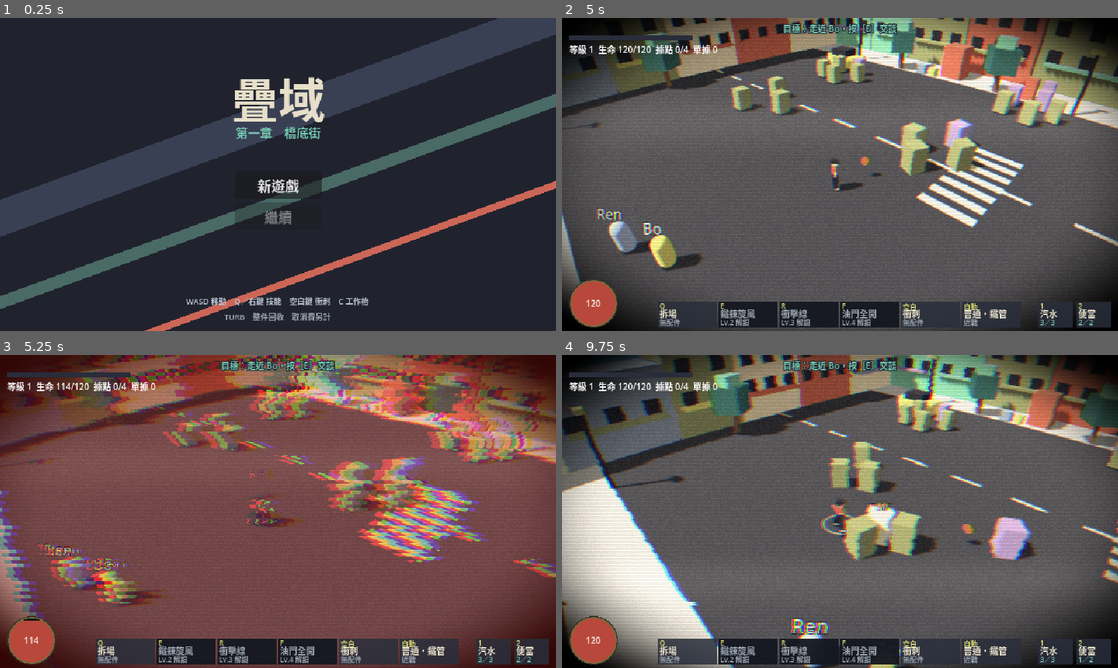
Above: before the commit, frames 1-4 (two rows, left to right).
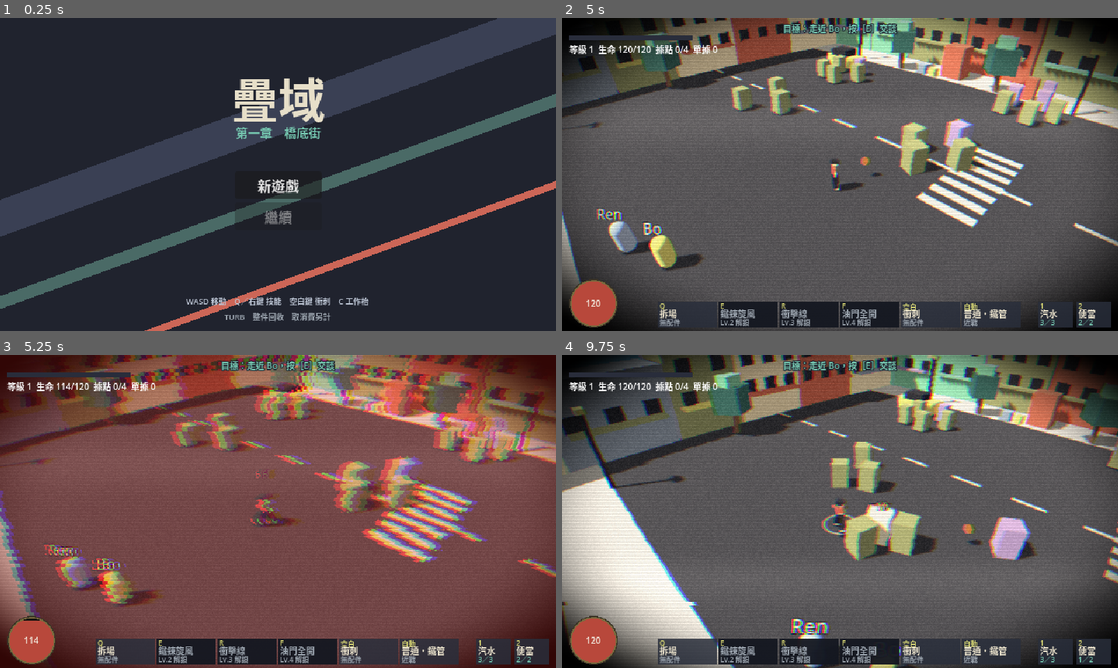
Above: after the commit, the same moments.

Repository: yauchai2/Game-Lab-2
Game: Godot game, scene res://game/title.tscn
Same seed, same stepped clock (60 frames per second), same inputs: the game is played once before the commit and once after it.
Inputs (mouse positions are in pixels of both pictures, inside the frame that each line leads up to):
- Up to frame 1 (0.25 s): no input
- Up to frame 2 (5 s): click "新遊戲" at 0.5 s; click "選擇" at 1.25 s; tap Enter at 2 s; move the mouse to (962, 158) at 2.02 s; hold D 2.03-2.75 s; tap E at 2.1 s; click (962, 158) at 2.17 s; tap Space at 2.27 s; drag from (728, 190) to (812, 237) at 2.77 s; move the mouse to (895, 105) at 3.52 s; hold D 3.53-4.25 s; tap Keypad Enter at 3.6 s; drag from (812, 237) to (673, 127) at 4.27 s
- Up to frame 3 (5.25 s): move the mouse to (444, 558) at 5.02 s; hold A from 5.03 s (still down); tap R at 5.1 s
- Up to frame 4 (9.75 s): tap Space at 5.27, 8.27 s; release A at 5.75 s; drag from (673, 464) to (756, 433) at 5.77 s; move the mouse to (867, 511) at 6.52 s; hold S 6.53-7.25 s; tap F at 6.6 s; click (867, 511) at 6.67 s; drag from (756, 433) to (728, 527) at 7.27 s; move the mouse to (962, 495) at 8.02 s; hold W 8.03-8.75 s; tap 2 at 8.1 s; drag from (728, 527) to (812, 574) at 8.77 s; move the mouse to (895, 442) at 9.52 s; hold S from 9.53 s (still down); hold Alt from 9.53 s (still down)

Frames 1-2 are identical in both runs. In frame 3, 13% of the frame differs, in the area x 0-100%, y 0-85%; in frame 4, 2.4%.

Commit message:
擋住視線的建築與樹自動變半透明；調低 VHS 衝擊強度
Co-Authored-By: Claude Sonnet 5.5 <noreply@anthropic.com>
Claude-Session: https://claude.ai/code/session_018tqqU7rwEZ4u67toavQ9ri

Diff:
--- a/game/scripts/street.gd
+++ b/game/scripts/street.gd
@@ -13,6 +13,45 @@
 
 var rng := RandomNumberGenerator.new()
 
+## 擋住鏡頭與玩家之間視線的建築與樹會變半透明。
+const FADE_ALPHA := 0.2
+const FADE_MARGIN := 0.8
+var occluders: Array = []
+
+func _register_occluder(node: Node3D, box: AABB) -> void:
+	occluders.append({"node": node, "box": box.grow(FADE_MARGIN), "alpha": 1.0, "mats": []})
+
+func _collect_mats(o: Dictionary) -> Array:
+	if o["mats"].is_empty():
+		for c in o["node"].find_children("*", "MeshInstance3D", true, false):
+			if c.material_override is StandardMaterial3D:
+				o["mats"].append(c.material_override)
+	return o["mats"]
+
+func _set_alpha(o: Dictionary, a: float) -> void:
+	var was: float = o["alpha"]
+	o["alpha"] = a
+	for m: StandardMaterial3D in _collect_mats(o):
+		if a < 0.999:
+			m.transparency = BaseMaterial3D.TRANSPARENCY_ALPHA
+			m.albedo_color.a = a
+		elif was < 0.999:
+			m.transparency = BaseMaterial3D.TRANSPARENCY_DISABLED
+			m.albedo_color.a = 1.0
+
+func _process(delta: float) -> void:
+	var cam := get_viewport().get_camera_3d()
+	var player := get_tree().get_first_node_in_group("player")
+	if cam == null or player == null:
+		return
+	var a := cam.global_position
+	var b: Vector3 = player.global_position + Vector3(0, 1.0, 0)
+	for o in occluders:
+		var target := FADE_ALPHA if (o["box"] as AABB).intersects_segment(a, b) != null else 1.0
+		var cur: float = o["alpha"]
+		if not is_equal_approx(cur, target):
+			_set_alpha(o, move_toward(cur, target, delta * 4.0))
+
 func _ready() -> void:
 	rng.seed = 7
 	_setup_environment()
@@ -26,7 +65,7 @@
 	m.roughness = 1.0
 	return m
 
-func _box(pos: Vector3, size: Vector3, color: Color, collide := false) -> Node3D:
+func _box(pos: Vector3, size: Vector3, color: Color, collide := false, parent: Node = null) -> Node3D:
 	var node: Node3D
 	if collide:
 		node = StaticBody3D.new()
@@ -44,7 +83,7 @@
 	mi.material_override = _mat(color)
 	node.add_child(mi)
 	node.position = pos
-	add_child(node)
+	(parent if parent != null else self).add_child(node)
 	return node
 
 func _setup_environment() -> void:
@@ -73,7 +112,10 @@
 		_box(Vector3(10.0, 0.02, i * 1.1), Vector3(3.0, 0.03, 0.55), CHALK)
 
 func _facade(pos: Vector3, size: Vector3, color: Color, face_dir: Vector3) -> void:
-	_box(pos, size, color, true)
+	var group := Node3D.new()
+	add_child(group)
+	_register_occluder(group, AABB(pos - size / 2.0, size))
+	_box(pos, size, color, true, group)
 	# windows on the visible face
 	var cols := maxi(int(size.x / 2.2) if absf(face_dir.z) > 0.5 else int(size.z / 2.2), 1)
 	var rows := maxi(int((size.y - 3.0) / 2.6), 1)
@@ -89,13 +131,13 @@
 			else:
 				win_pos.z += along * size.z
 				win_size = Vector3(0.08, 1.3, 1.2)
-			_box(win_pos, win_size, NAVY)
+			_box(win_pos, win_size, NAVY, false, group)
 	# shop awning on the ground floor
 	var awning_color: Color = BUILDING_COLORS[rng.randi() % BUILDING_COLORS.size()]
 	if absf(face_dir.z) > 0.5:
-		_box(pos - Vector3(0, size.y / 2.0 - 2.6, 0) + face_dir * (size.z / 2.0 + 0.5), Vector3(size.x * 0.8, 0.25, 1.2), awning_color)
+		_box(pos - Vector3(0, size.y / 2.0 - 2.6, 0) + face_dir * (size.z / 2.0 + 0.5), Vector3(size.x * 0.8, 0.25, 1.2), awning_color, false, group)
 	else:
-		_box(pos - Vector3(0, size.y / 2.0 - 2.6, 0) + face_dir * (size.x / 2.0 + 0.5), Vector3(1.2, 0.25, size.z * 0.8), awning_color)
+		_box(pos - Vector3(0, size.y / 2.0 - 2.6, 0) + face_dir * (size.x / 2.0 + 0.5), Vector3(1.2, 0.25, size.z * 0.8), awning_color, false, group)
 
 func _build_buildings() -> void:
 	# back row (z-), seen from the camera
@@ -123,10 +165,13 @@
 		_box(p + Vector3(0, 5.1, 0), Vector3(1.0, 0.3, 0.5), Color("D6D573"))
 	# trees
 	for p in [Vector3(-6, 0, -15.5), Vector3(5, 0, -15.5), Vector3(-19, 0, 6), Vector3(19, 0, -6)]:
-		_box(p + Vector3(0, 1.0, 0), Vector3(0.4, 2.0, 0.4), Color("7A5A44"), true)
-		var crown := _box(p + Vector3(0, 3.0, 0), Vector3(2.4, 2.2, 2.4), Color("35676B"))
+		var tree := Node3D.new()
+		add_child(tree)
+		_register_occluder(tree, AABB(p + Vector3(-1.2, 0.0, -1.2), Vector3(2.4, 5.0, 2.4)))
+		_box(p + Vector3(0, 1.0, 0), Vector3(0.4, 2.0, 0.4), Color("7A5A44"), true, tree)
+		var crown := _box(p + Vector3(0, 3.0, 0), Vector3(2.4, 2.2, 2.4), Color("35676B"), false, tree)
 		crown.rotation.y = 0.6
-		var top := _box(p + Vector3(0, 4.4, 0), Vector3(1.6, 1.2, 1.6), Color("75C7B0"))
+		var top := _box(p + Vector3(0, 4.4, 0), Vector3(1.6, 1.2, 1.6), Color("75C7B0"), false, tree)
 		top.rotation.y = 0.2
 	# parked yellow car
 	_box(Vector3(-11, 0.7, -11.5), Vector3(4.2, 1.1, 2.0), Color("D6D573"), true)
--- a/game/scripts/vhs.gd
+++ b/game/scripts/vhs.gd
@@ -39,8 +39,8 @@
 	float glitch = step(0.985, hash(vec2(row, floor(t * 4.0)))) * (hash(vec2(row, t)) - 0.5) * 0.02;
 	// 慢速滾動的亮帶
 	float bar = smoothstep(0.0, 0.06, fract(uv.y * 0.6 - t * 0.05)) * (1.0 - smoothstep(0.06, 0.14, fract(uv.y * 0.6 - t * 0.05)));
-	w.x += glitch + kick * (hash(vec2(row, t * 20.0)) - 0.5) * 0.03 + sin(uv.y * 40.0 + t * 3.0) * 0.0006;
-	float ca = 0.0022 + bar * 0.002 + kick * 0.012;
+	w.x += glitch + kick * (hash(vec2(row, t * 20.0)) - 0.5) * 0.012 + sin(uv.y * 40.0 + t * 3.0) * 0.0006;
+	float ca = 0.0022 + bar * 0.002 + kick * 0.008;
 	vec3 col;
 	col.r = texture(screen_tex, clamp(w + vec2(ca, 0.0), 0.0, 1.0)).r;
 	col.g = texture(screen_tex, clamp(w, 0.0, 1.0)).g;
Not shown, changed: docs/guides/godot-setup.md
